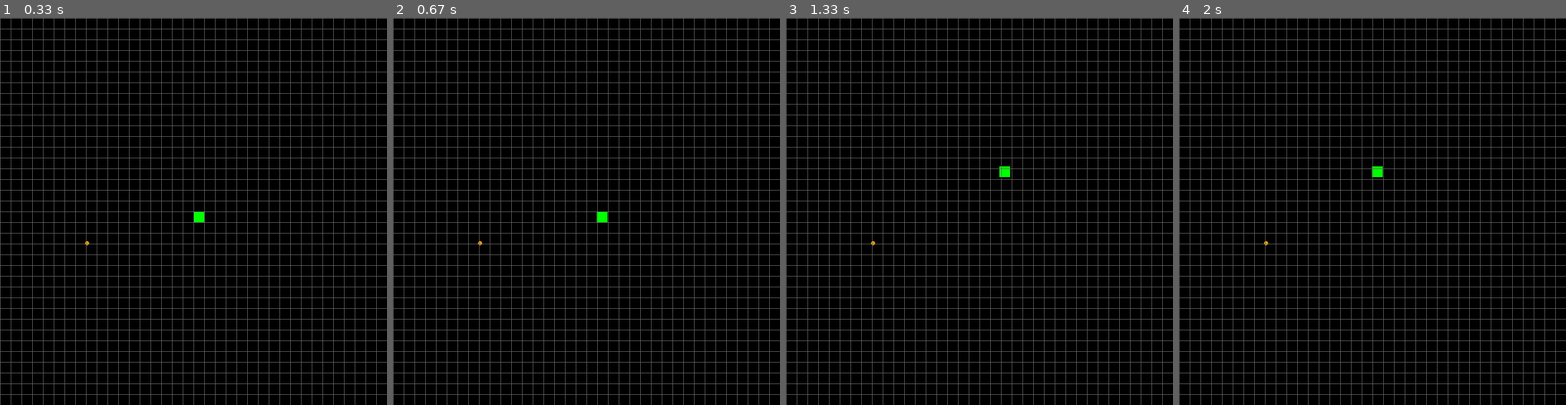
Above: before the commit, frames 1-4 (left to right).
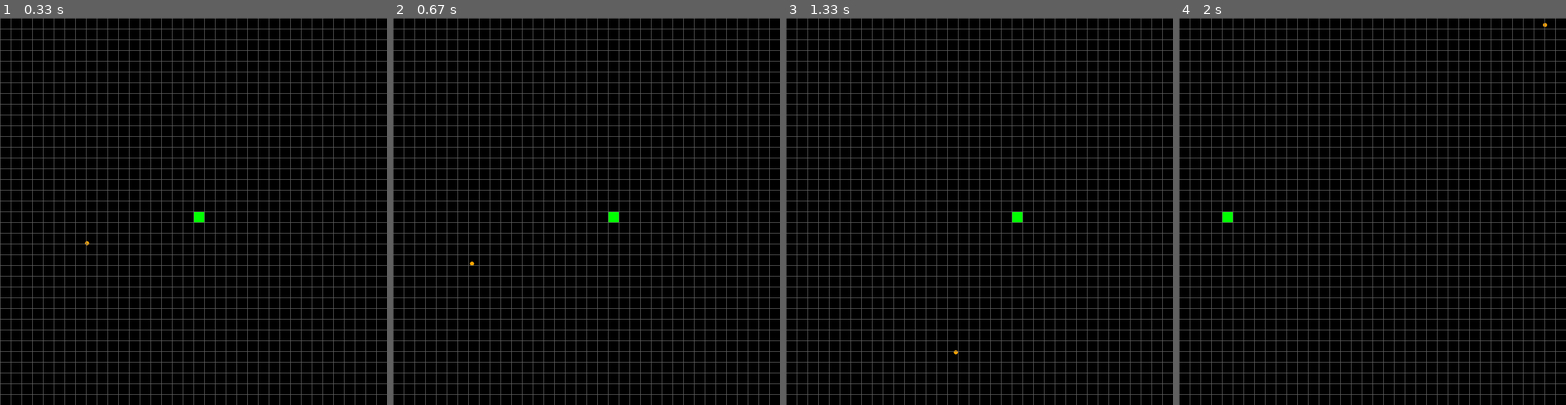
Above: after the commit, the same moments.

Repository: emmyan99/LearningPyGame
Game: pygame game, started from snake.py
Two runs of this game, one before a commit and one after it. Both use one fixed random seed, a clock stepped at 60 frames per second and the inputs below.
Inputs:
- Up to frame 1 (0.33 s): no input
- Up to frame 2 (0.67 s): hold D from 0.33 s (still down)
- Up to frame 3 (1.33 s): release D at 0.8 s; hold W 0.83-1.13 s; hold D from 1.17 s (still down)
- Up to frame 4 (2 s): release D at 1.63 s; hold A from 1.67 s (still down)

Frame 1 is identical in both runs. In frame 2, 0.2% of the frame differs, in the area x 19-59%, y 50-64%; in frame 3, 0.2%; in frame 4, 0.2%.

Commit message:
no progress

Diff:
--- a/snake.py
+++ b/snake.py
@@ -19,6 +19,8 @@
     screen.fill("black")
     snake = pygame.draw.rect(screen, "green", (360, 360, 20, 20), 0)
     food = pygame.draw.circle(screen, "orange", (random.randint(0,720), random.randint(0,720)), 4)
+    moving = False
+    speed = 0
 
     while running:
         for event in pygame.event.get():
@@ -31,20 +33,16 @@
         food = pygame.draw.circle(screen, "orange", (food.centerx, food.centery), 4)
         snake = pygame.draw.rect(screen, "green", (snake.left, snake.top, snake.width, snake.height), 0)
 
-        #TODO FIX KEY PRIORITY
         keys = pygame.key.get_pressed()
-        if keys[pygame.K_a]:
-            snake.move_ip(-dt * 200, 0)
-        elif keys[pygame.K_d]:
-            snake.move_ip(dt * 100, 0)
-        elif keys[pygame.K_w]:
-            snake.move_ip(0, -dt * 300)
-        elif keys[pygame.K_s]:
-            snake.move_ip(0, dt * 300)
+        if any(keys) == True:
+            moving = True
+
+        if moving == True:
+            snake = snakeMovement(speed, keys, snake)
 
         edgeCollision(snake.left, snake.right, snake.top, snake.bottom)
         score, snake = foodCollision(snake, food, score, screen)
-        print(type(snake))
+        #print(type(snake))
         drawGrid(screen)
 
         # flip() the display to put your work on screen
@@ -87,5 +85,22 @@
         pygame.draw.line(screen, (100, 100, 100), (i, 0), (i, 720))
     pygame.display.update()
 
+def snakeMovement(speed, keys, snake):
+    #TODO FIX KEY PRIORITY
+    if keys[pygame.K_a]:
+        speed -= 20
+        snake.move_ip(speed, 0)
+    elif keys[pygame.K_d]:
+        speed += 20
+        snake.move_ip(speed, 0)
+    elif keys[pygame.K_w]:
+        speed -= 20
+        snake.move_ip(0, speed)
+    elif keys[pygame.K_s]:
+        speed += 20
+        snake.move_ip(0, speed)
+    return snake
+
+
 
 main()
